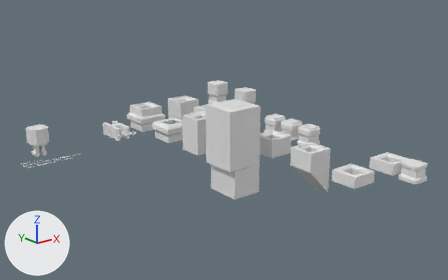
The Blender file blender/clip.blend, before and after one commit.
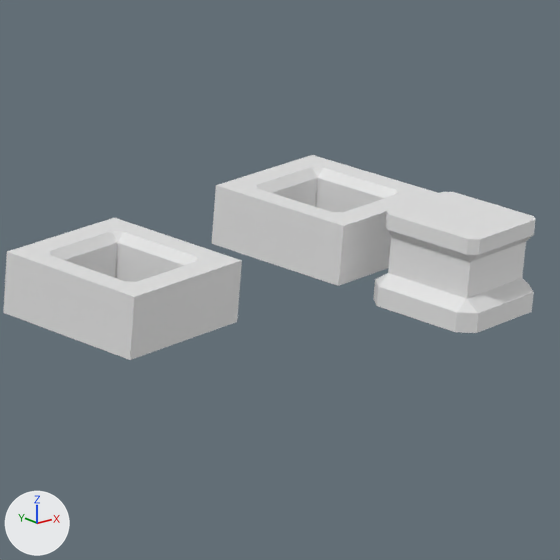
There are two pictures of each version: one whole from a camera (50 mm lens) standing at (-158.0, -227.3, 76.7) and looking at (-21.6, -56.7, 8.5), one close up on the part from 74% to 96% of the width and 44% to 80% of the height. The axes (+X, +Y, +Z) are drawn at lower left. The lights are the same throughout.

Names of what the first close-up shows: 'clip_holder_minimal', 'clip_holder_minimal_src', 'clip_minimal_hole'.
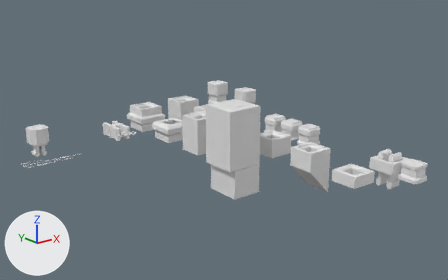
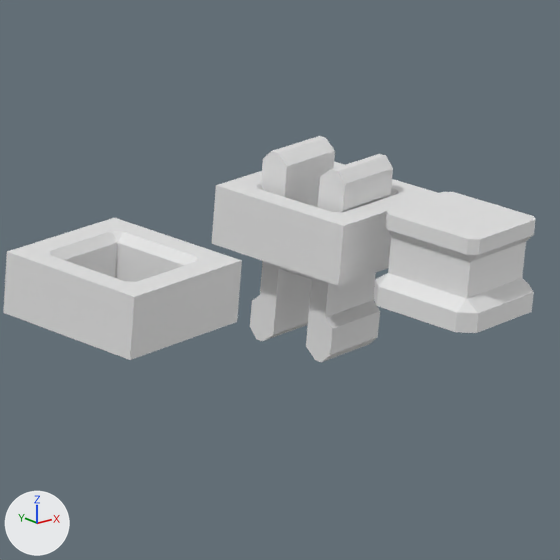
What differs and where, as boxes (x1, y1, x2, y2) in the close-ups (560 x 560 px):
'clip.001', added
    after: (250, 136, 393, 362)

Patch to the scene script:
```diff
--- a/blender/clip.blend.py
+++ b/blender/clip.blend.py
@@ ob_clip_001 @@
+ob_clip_001 = bpy.data.objects.new('clip.001', me_beziercurve_001.copy())  # the mesh of ob_clip
+ob_clip_001.location = (18.5, -100.0, 0.0)
+ob_clip_001.rotation_euler = (0.0, 0.0, 4.712)  # degrees (0, 0, 270)
+_m = ob_clip_001.modifiers.new('Mirror', 'MIRROR')
+_m.use_axis = (True, False, True)
+_m.use_clip = True
```
